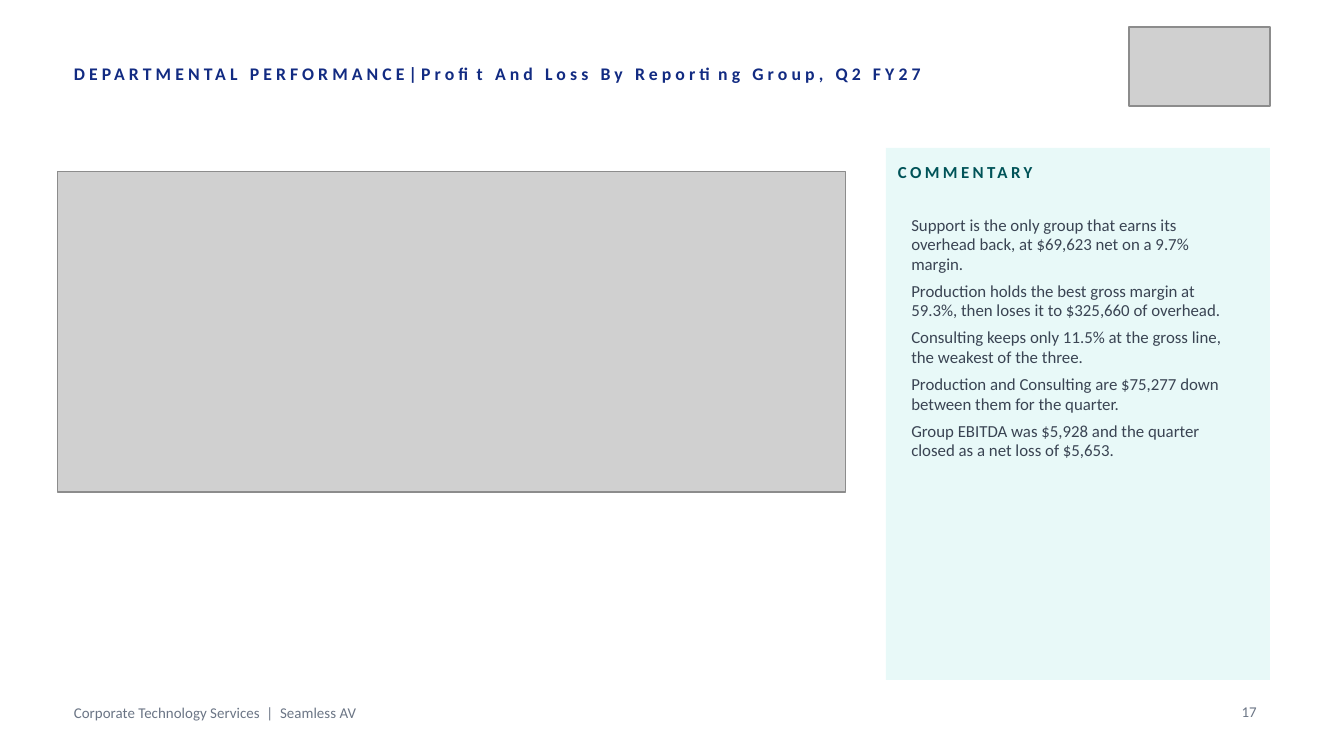
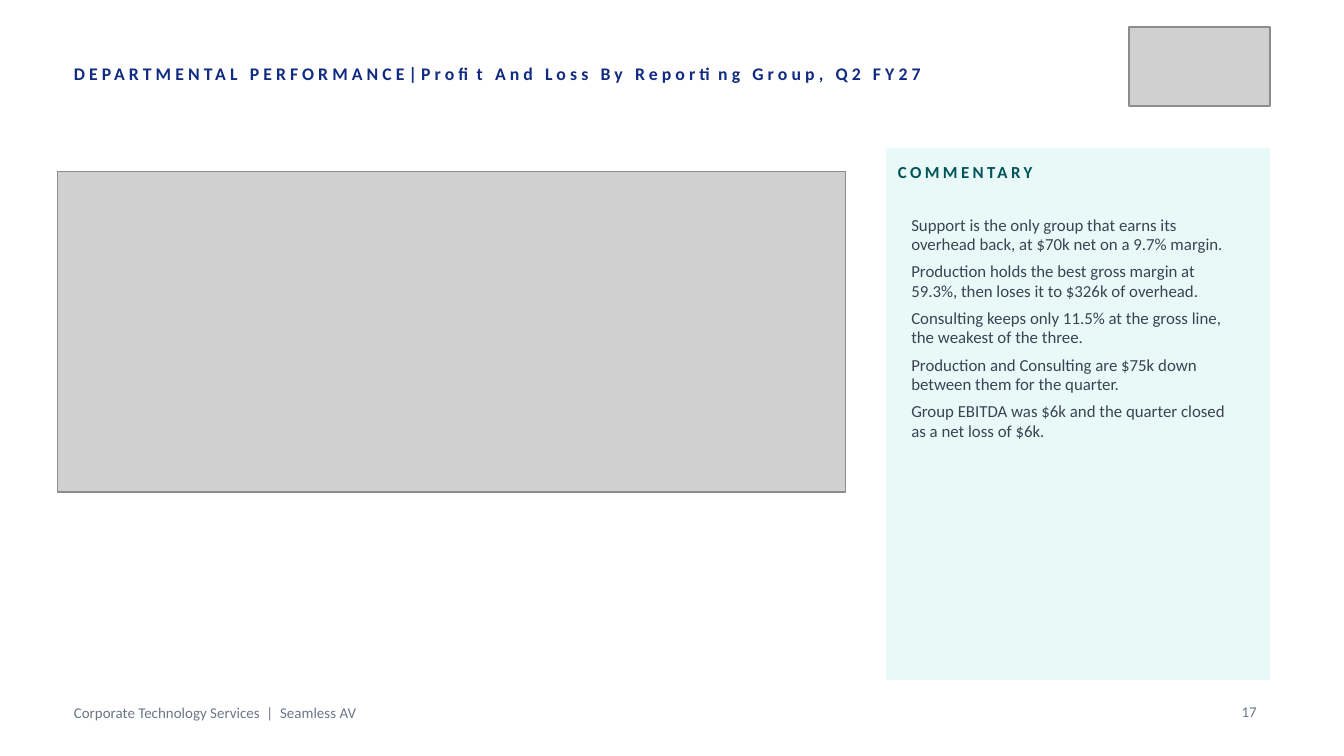
Before and after one commit to WesleyNelson-O33/Claude, a slide deck: slide 17 of deck/CTS Quarterly Business Review - Q1 FY2027.pptx. Drawn at 1344x756 pixels with LibreOffice and Linux fonts; fonts in the diff are those of the drawing; grey boxes stand for pictures. Boxes give left, top, right and bottom in pixels: in the first picture for what was removed or moved away, otherwise in the second. Text is boxed around its words. In the diff, an @@ line names an element or a change of style, - is before the commit and + after.

```diff
--- a/deck/CTS Quarterly Business Review - Q1 FY2027.pptx
+++ b/deck/CTS Quarterly Business Review - Q1 FY2027.pptx
@@ text at bbox=[911, 219, 1222, 299]: text changed @@
-Support is the only group that earns its overhead back, at $69,623 net on a 9.7% margin.
-Production holds the best gross margin at 59.3%, then loses it to $325,660 of overhead.
+Support is the only group that earns its overhead back, at $70k net on a 9.7% margin.
+Production holds the best gross margin at 59.3%, then loses it to $326k of overhead.
@@ text at bbox=[911, 359, 1225, 439]: text changed @@
-Production and Consulting are $75,277 down between them for the quarter.
-Group EBITDA was $5,928 and the quarter closed as a net loss of $5,653.
+Production and Consulting are $75k down between them for the quarter.
+Group EBITDA was $6k and the quarter closed as a net loss of $6k.
```
Also in this commit, not shown: 11 other slides changed, 4 other files.
